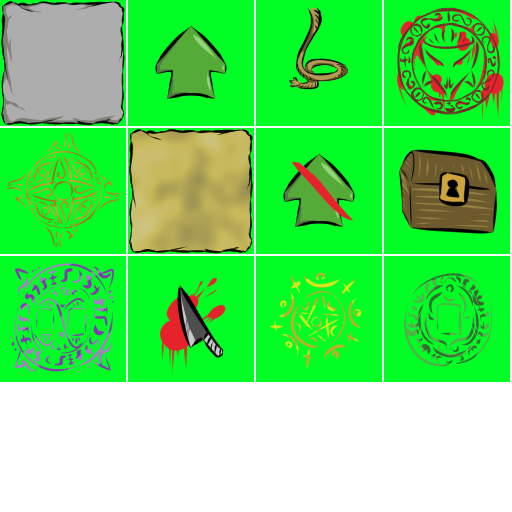
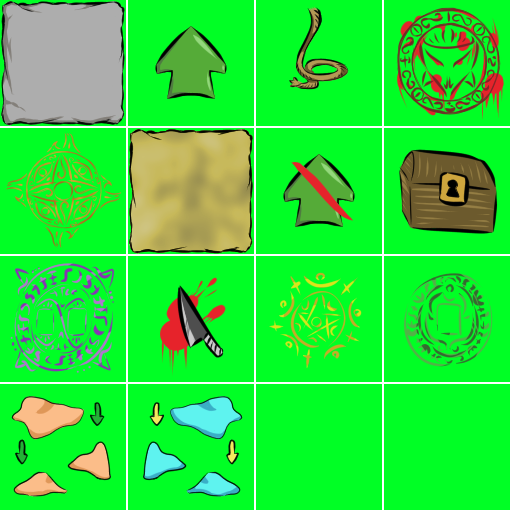
Two versions of the same layered image (512 × 512). Layer-by-layer changes:
painted on "line" (2nd of 2, in "line") over [0, 384, 510, 510]
painted on "color" (2nd of 2, in "color") over [0, 384, 510, 510]
added group "l4" with 4 layers in group "greenScreen" over [0, 384, 510, 510]
added layer "green" (4th of 4, in "greenScreen" › "l4") in group "l4" over [0, 384, 126, 510]
added layer "Copier de green" (10th of 12, in "greenScreen" › "l4") in group "l4" over [128, 384, 254, 510]
added layer "Copier de green" (11th of 12, in "greenScreen" › "l4") in group "l4" over [256, 384, 382, 510]
added layer "Copier de green" (12th of 12, in "greenScreen" › "l4") in group "l4" over [384, 384, 510, 510]
